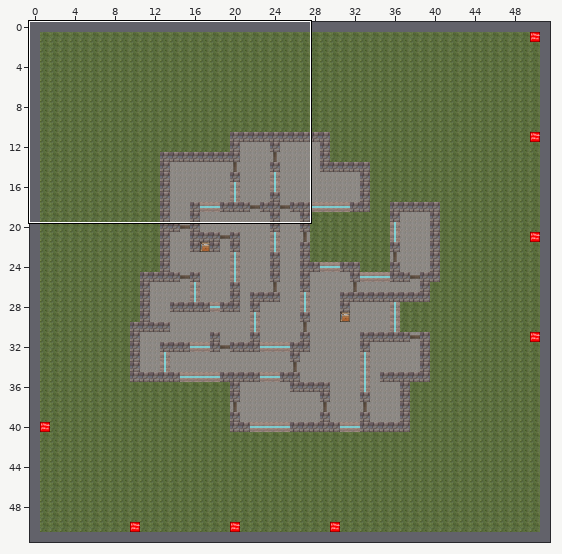
Level history. Tiled map: ZombieSurvivorZ/Content/zombie-survivorz.tmx. Above, an overview of the earlier version with the close-up marked.
Close-up. Before:
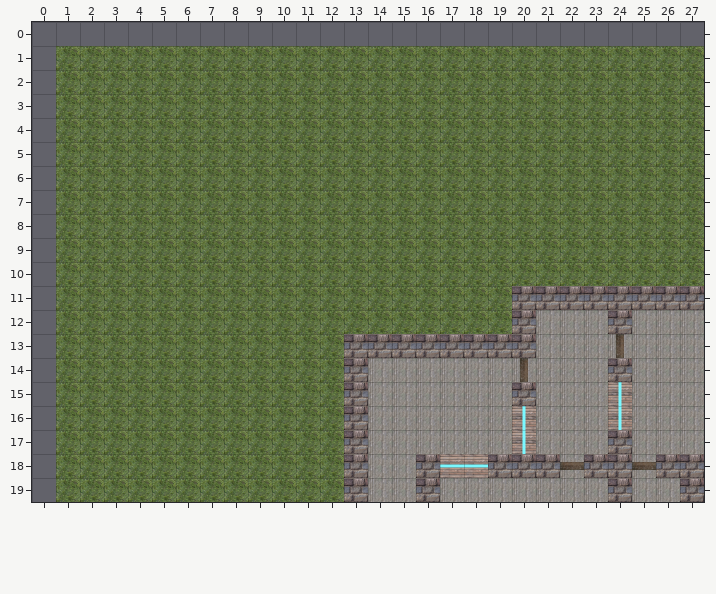
Cells are 64x64 px. Shown: x 0..27, y 0..19. The commit also changed other parts of the map, which this record leaves out. The old version is drawn lined up with the new one.
The result:
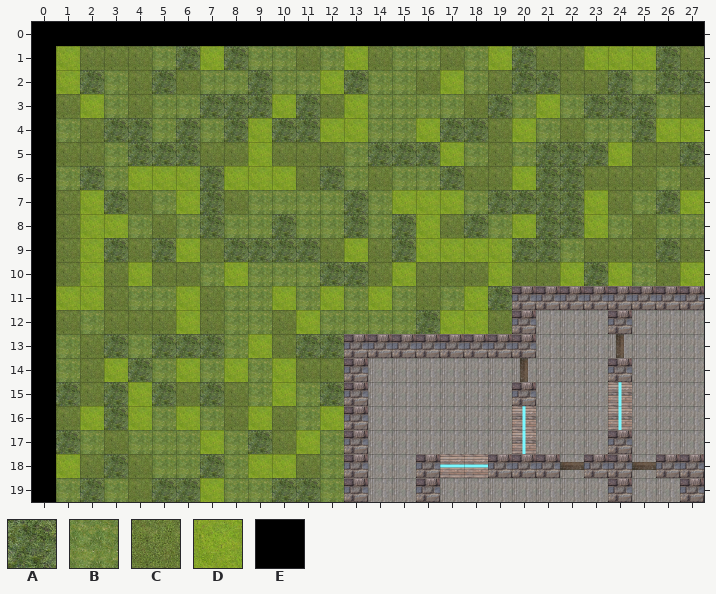
Key: from "zombie-survivorz.tsx": A 8, B 13, C 14, D 20, E 21.
_ is an empty cell.
The exact change:
map size 50x50 -> 52x52 cells (old content now starts at 1,1; both pictures use the new coordinates)
Layer "Floor":
y 1: x 1..5 AAAAA -> DCCCB; x 7 A -> D; x 9..19 AAAAAAAAAAA -> BBCBDCBBCBD; x 21..25 AAAAA -> CCDDD; x 27 A -> C
y 2: x 1 A -> D; x 3..4 AA -> BC; x 6..8 AAA -> CBB; x 10..12 AAA -> BBD; x 14..19 AAAAAA -> BBCDBC; x 22..23 AA -> CC; x 25 A -> B
y 3: x 1..6 AAAAAA -> CDBCBB; x 10 A -> D; x 12..18 AAAAAAA -> CDBBBBC; x 20..22 AAA -> BDB; x 26..27 AA -> BC
y 4: x 1..2 AA -> BC; x 5 A -> B; x 7 A -> B; x 9 A -> D; x 12..16 AAAAA -> DDBBD; x 19..24 AAAAAA -> CDBCBB; x 26..27 AA -> DD
y 5: x 1..3 AAA -> CCB; x 7..13 AAAAAAA -> CCDCCCB; x 17..20 AAAA -> DBCB; x 24..26 AAA -> DCC
y 6: x 1 A -> B; x 3..6 AAAA -> BDDD; x 8..11 AAAA -> DDDC; x 13..16 AAAA -> BCBB; x 18..20 AAA -> CCD; x 23..27 AAAAA -> CCCBC
y 7: x 1..2 AA -> CD; x 4..6 AAA -> CBD; x 8..12 AAAAA -> CBBBB; x 14..18 AAAAA -> BDDDB; x 23..25 AAA -> DCB; x 27 A -> D
y 8: x 1..6 AAAAAA -> CDDBCB; x 8..9 AA -> BB; x 11..12 AA -> BB; x 14 A -> B; x 16..17 AA -> DC; x 19..20 AA -> BD; x 23..27 AAAAA -> DBCBB
y 9: x 1..2 AA -> CD; x 4 A -> C; x 6..7 AA -> DC; x 12..14 AAA -> CDC; x 16..19 AAAA -> DDDD; x 22..25 AAAA -> BCCC; x 27 A -> C
y 10: x 1..11 AAAAAAAAAAA -> CDCDCCBDBBB; x 14..22 AAAAAAAAA -> CDCCCDCCD; x 24..27 AAAA -> DBCD
y 11: x 1..18 AAAAAAAAAAAAAAAAAA -> DDCBBDCBBDBDBDBCBD
y 12: x 1..15 AAAAAAAAAAAAAAA -> CBCCCDCBBCDBBBB; x 17..19 AAA -> DDC
y 13: x 1..2 AA -> BC; x 4 A -> B; x 8..10 AAA -> BDC
y 14: x 1..3 AAA -> BCD; x 5..12 AAAAAAAA -> BDBDBDCC
y 15: x 2 A -> C; x 4 A -> D; x 6 A -> C; x 8..11 AAAA -> CBDB
y 16: x 1..2 AA -> CD; x 4..12 AAAAAAAAA -> DBDBCDCBD
y 17: x 2..8 AAAAAAA -> BCBBBDB; x 10..12 AAA -> CDB
y 18: x 1..2 AA -> DC; x 4..6 AAA -> CBB; x 8..12 AAAAA -> BDDCB
y 19: x 1 A -> B; x 3..4 AA -> BC; x 7..9 AAA -> DBB; x 12 A -> B
Layer "Walls":
y 0: x 0..27 ____________________________ -> EEEEEEEEEEEEEEEEEEEEEEEEEEEE
y 1..19: x 0 _ -> E
Changed places in both close-ups, as pixel boxes (x1, y1, x2, y2):
changed: (32, 22, 704, 502)
